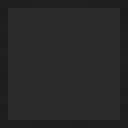
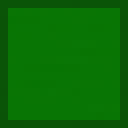
The second 128×128 image is a revision of the first. Changes to its layers:
showed "gfern_edge", opacity 95% → 25%, blend luma darken → grain merge, painted on it over (0, 0, 128, 128)
showed "gfern_middle", opacity 100% → 25%, blend luma lighten → normal over (8, 8, 120, 120)
hid "blcap_edge", opacity 90% → 25%, blend luma darken → grain merge, painted on it over (0, 0, 128, 128)
hid "blcap_middle", opacity 100% → 25%, blend luma lighten → normal over (8, 8, 120, 120)
added layer "universal_wood_edge_dark" (50%) above "gfern_stone_col" over (0, 0, 128, 128)
added layer "gfern_stone_col" (color, 90%) above "ttube_stone_col" over (0, 0, 128, 128)
added layer "universal_stone_darken" (multiply, 50%) above "universal_stone" over (0, 0, 128, 128)
added layer "universal_stone" (50%) above "gfern_even" over (0, 0, 128, 128)
added layer "gfern_even" (luma lighten) above "dfcaverns_giant_fern_wood" over (0, 0, 128, 128)
showed "dfcaverns_giant_fern_wood", moved it above "ttube_even" over (0, 0, 128, 128)
hid "dfcaverns_black_cap_wood.png" over (0, 0, 128, 128)
